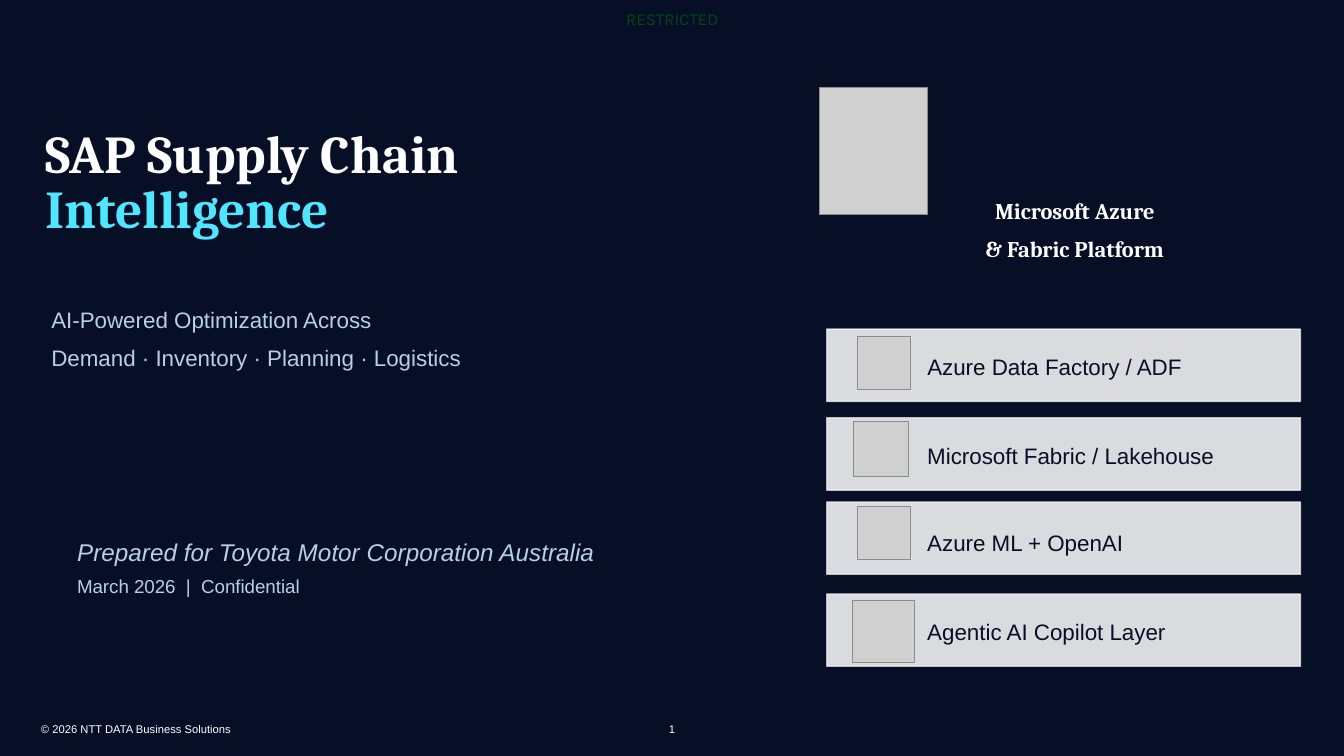
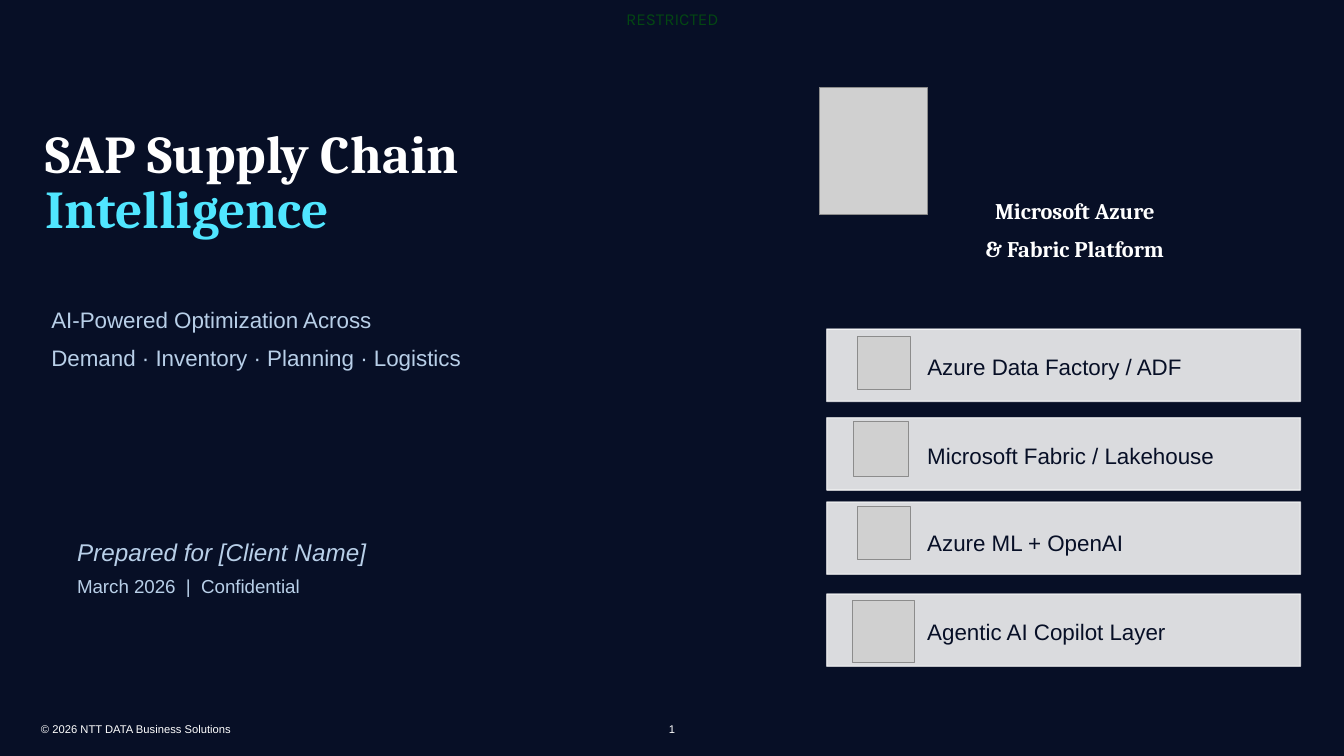
Before and after one commit to bhartiya75/ntt, a slide deck: slide 1 of backend/generated_ppts/NDBS_SAP_Supply_Chain_AI_v2.0.pptx. Drawn at 1344x756 pixels with LibreOffice and Linux fonts; fonts in the diff are those of the drawing; grey boxes stand for pictures; background and template pictures are left out. Boxes give left, top, right and bottom in pixels: in the first picture for what was removed or moved away, otherwise in the second. Text is boxed around its words. In the diff, an @@ line names an element or a change of style, - is before the commit and + after.

```diff
--- a/backend/generated_ppts/NDBS_SAP_Supply_Chain_AI_v2.0.pptx
+++ b/backend/generated_ppts/NDBS_SAP_Supply_Chain_AI_v2.0.pptx
@@ text at [77,543,366,566]: text changed @@
-Prepared for Toyota Motor Corporation Australia
+Prepared for [Client Name]
```
Also in this commit, not shown: 12 other slides changed, 1 other file.
